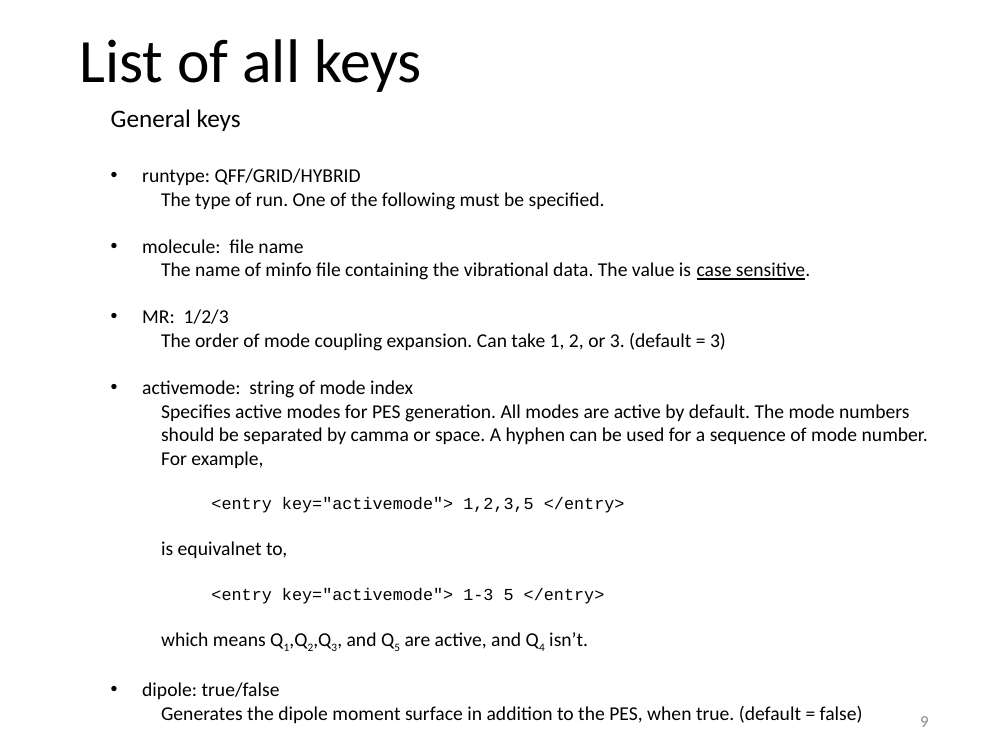
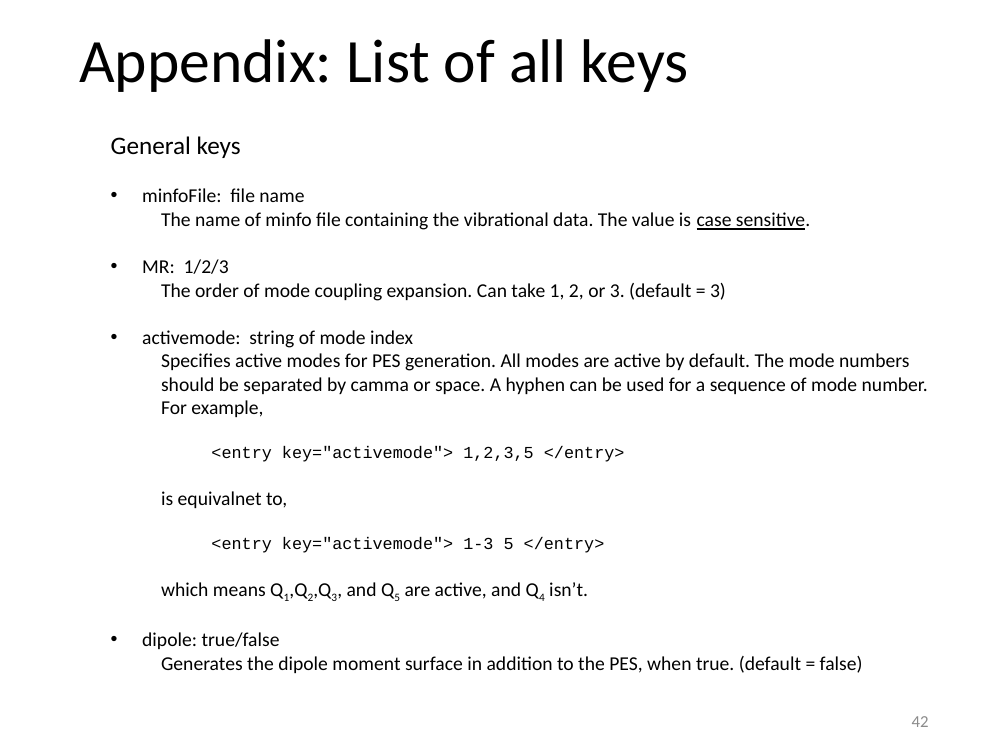
Before and after one commit to yagikiyoshi/sindo, a slide deck: slide 43 of doc/MakePES/usage_MakePES.pptx (slide 10 before the commit). Drawn at 1008x756 pixels with LibreOffice and Linux fonts; fonts in the diff are those of the drawing. Boxes give left, top, right and bottom in pixels: in the first picture for what was removed or moved away, otherwise in the second. Text is boxed around its words. In the diff, an @@ line names an element or a change of style, - is before the commit and + after.

```diff
--- a/doc/MakePES/usage_MakePES.pptx
+++ b/doc/MakePES/usage_MakePES.pptx
@@ title at box(79, 39, 689, 92): text changed @@
-List of all keys
+Appendix: List of all keys
@@ text "General keys": place and size @@
-text "General keys" at box(111, 109, 928, 723)
+text "General keys" at box(111, 136, 928, 673)
@@ text at box(142, 188, 304, 202): text changed @@
-• runtype: QFF/GRID/HYBRID
-  The type of run. One of the following must be specified.
-• molecule: file name
+• minfoFile: file name
@@ page number at box(912, 716, 929, 727): text changed @@
-9
+42
```
Also in this commit, not shown: 11 other slides changed, 36 slides added, 4 slides removed, 4 other files.
